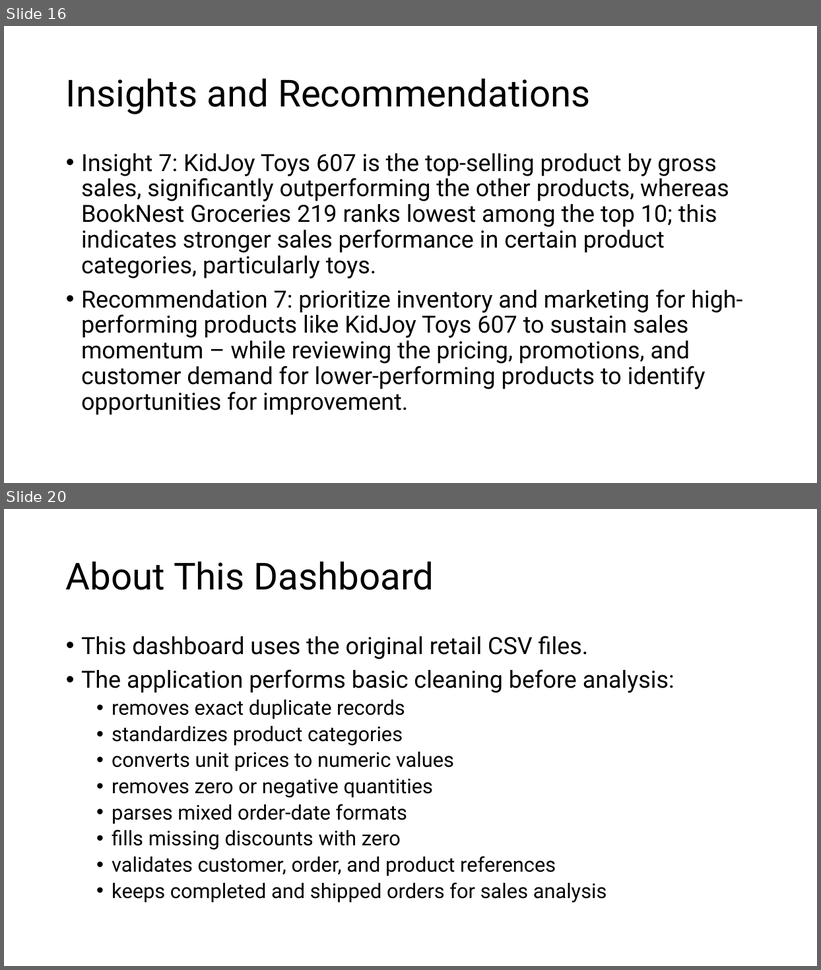
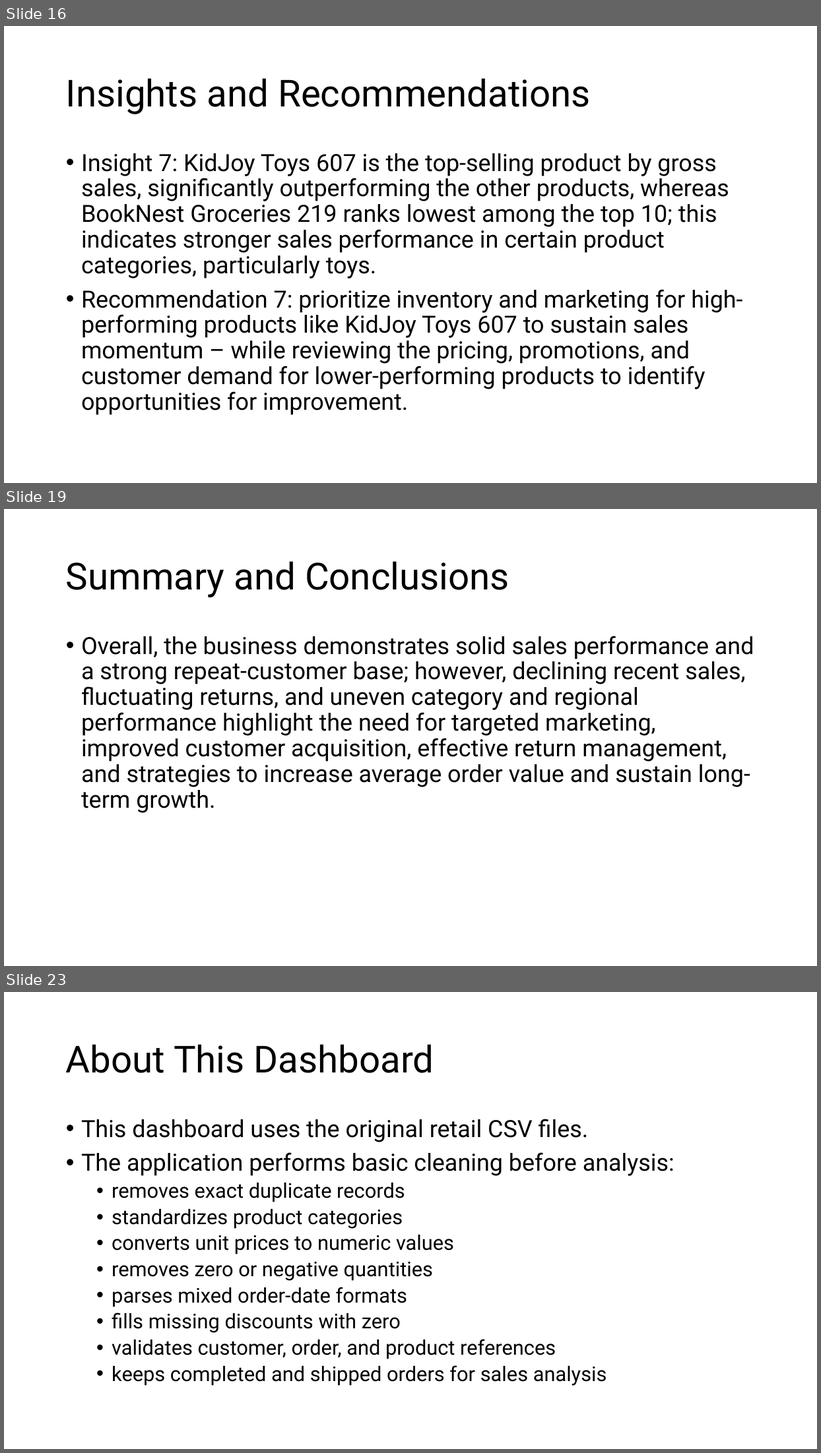
Before and after one commit to allyster-endozo/DSA_Python, a slide deck: Python-B04-Allyster Endozo.pptx. Shown one above the other, each under a label of ours: slides 16 and 20 before the commit, slides 16, 19 and 23 after it; the slides between them are not shown. The pictures are 821x970 and 821x1453 pixels, drawn with LibreOffice and Linux fonts; fonts in the diff are those of the drawing. Boxes give left, top, right and bottom in pixels: in the first picture for what was removed or moved away, otherwise in the second. Text is boxed around its words. In the diff, an @@ line names an element or a change of style, - is before the commit and + after.

```diff
--- a/Python-B04-Allyster Endozo.pptx
+++ b/Python-B04-Allyster Endozo.pptx
@@ slide 19 added at (4, 509, 817, 966), background #FFFFFF @@
@@ title added at (66, 561, 510, 597), 44 pt, text #000000 @@
+Summary and Conclusions
@@ text added at (81, 636, 754, 813), 28 pt, text #000000 @@
+• Overall, the business demonstrates solid sales performance and a strong repeat-customer base; however, declining recent sales, fluctuating returns, and uneven category and regional performance highlight the need for targeted marketing, improved customer acquisition, effective return management, and strategies to increase average order value and sustain long-term growth.
@@ what was slide 20 is now slide 23 @@
```
Also in this commit, not shown: 2 other slides added, 2 other files.
